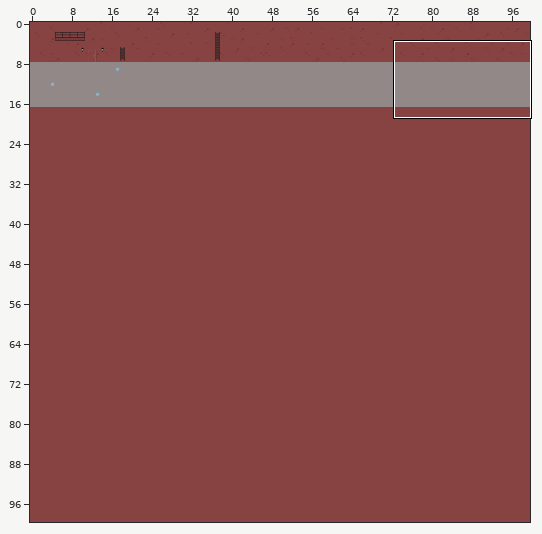
Level history. Tiled map: maps/ep1.tmx. The first picture is a wide view before the edit; the outline marks the close-up.
Close-up. Earlier state:
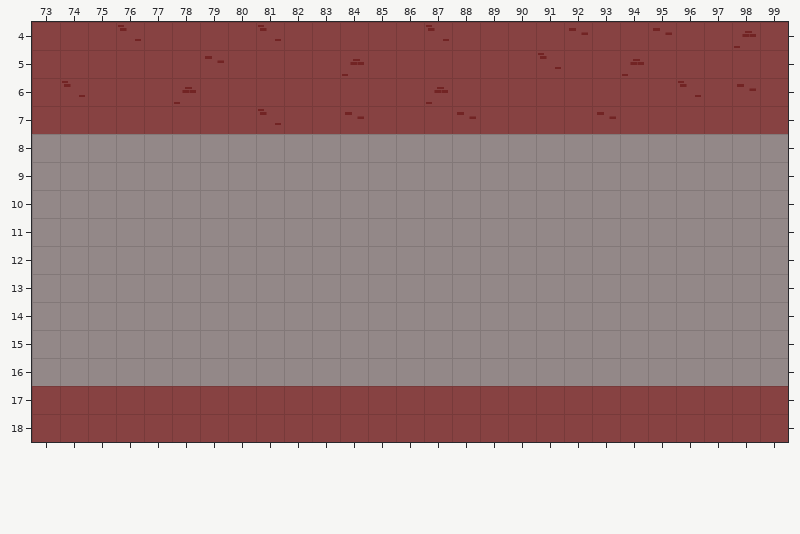
Cells are 32x32 px. Shown: x 73..99, y 4..18. The commit also changed other parts of the map, which this record leaves out.
After:
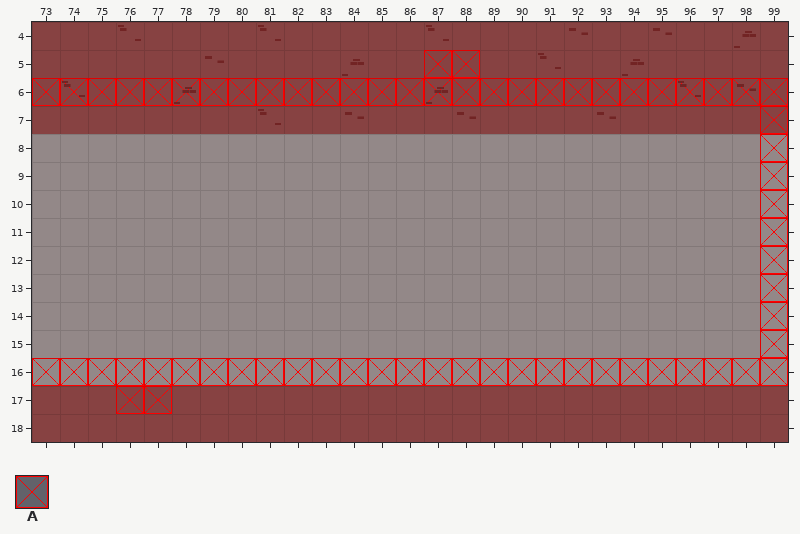
Key: from "Collsion": A 11.
_ is an empty cell.
Tiles of an added or newly shown layer are drawn over the layers below it.
What changed:
{"where": "layer \"Collision\" (added)"}
{"y":5,"x":87,"old":"__","new":"AA"}
{"y":6,"x":73,"old":"___________________________","new":"AAAAAAAAAAAAAAAAAAAAAAAAAAA"}
{"y":7,"x":99,"old":"_","new":"A"}
{"y":8,"x":99,"old":"_","new":"A"}
{"y":9,"x":99,"old":"_","new":"A"}
{"y":10,"x":99,"old":"_","new":"A"}
{"y":11,"x":99,"old":"_","new":"A"}
{"y":12,"x":99,"old":"_","new":"A"}
{"y":13,"x":99,"old":"_","new":"A"}
{"y":14,"x":99,"old":"_","new":"A"}
{"y":15,"x":99,"old":"_","new":"A"}
{"y":16,"x":73,"old":"___________________________","new":"AAAAAAAAAAAAAAAAAAAAAAAAAAA"}
{"y":17,"x":76,"old":"__","new":"AA"}
